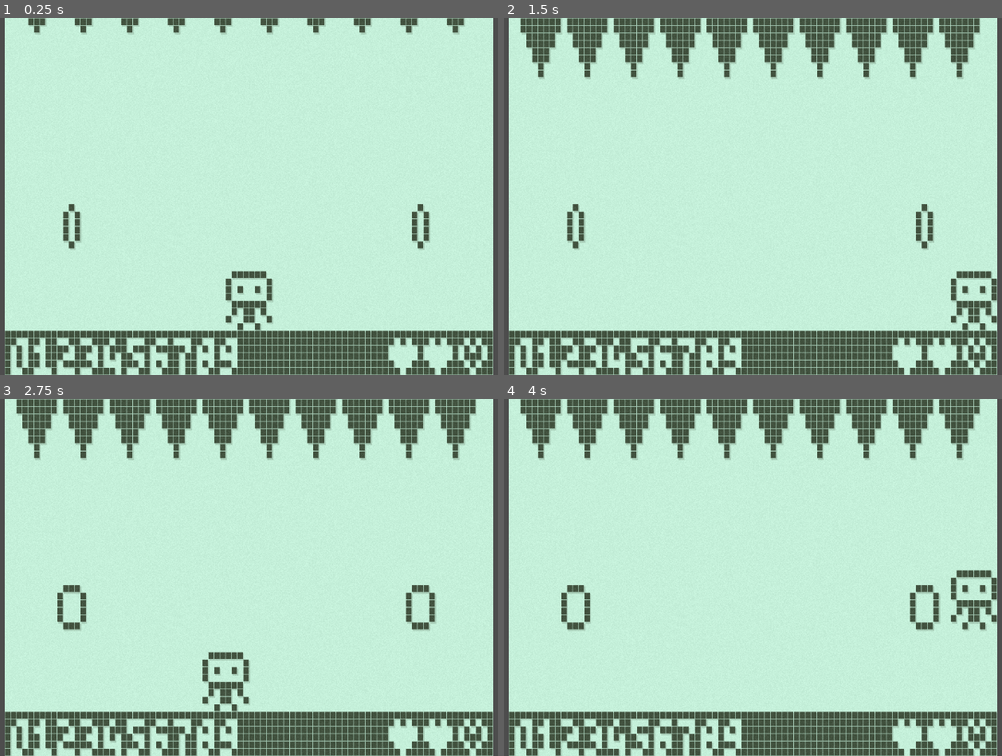
Above: before the commit, frames 1-4 (two rows, left to right).
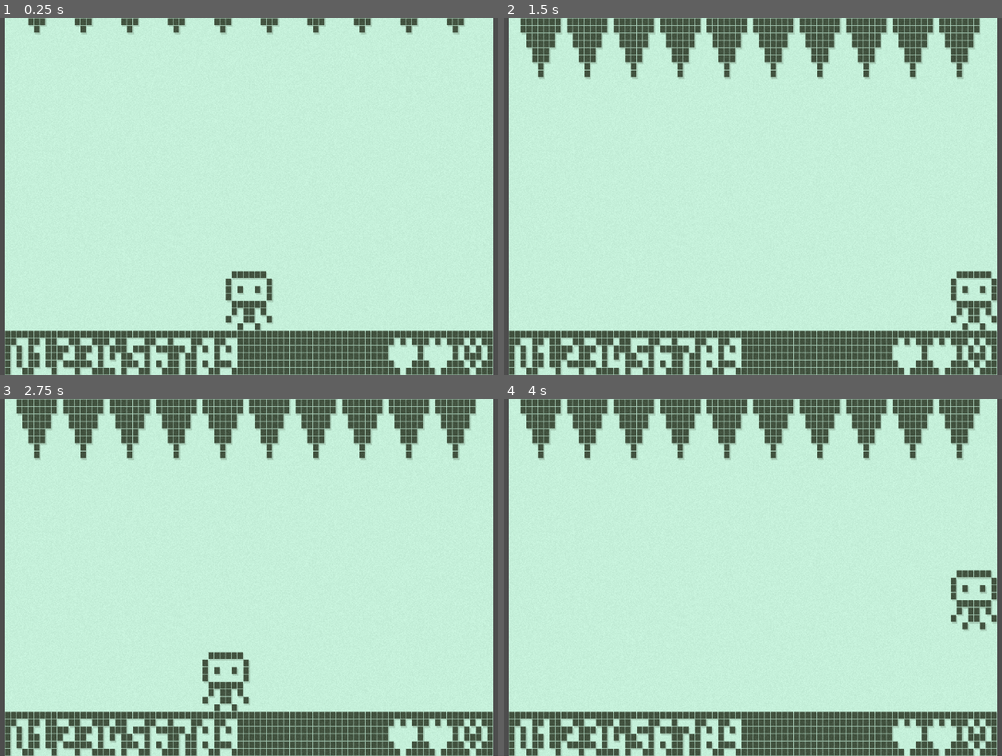
Above: after the commit, the same moments.

Repository: Qowface/nokiajam-6
Game: Godot game, scene res://main.tscn
The game is run twice, just before and just after one commit, with the same random seed, the same clock (stepped at 60 frames per second) and the same inputs.
Inputs:
- Up to frame 1 (0.25 s): no input
- Up to frame 2 (1.5 s): hold Right (move_right) from 0.53 s (still down); tap Space (jump) at 0.77 s
- Up to frame 3 (2.75 s): tap Space (jump) at 1.52 s; release Right (move_right) at 2.03 s; hold Left (move_left) from 2.03 s (still down)
- Up to frame 4 (4 s): release Left (move_left) at 2.78 s; hold Right (move_right) from 2.78 s (still down); tap Space (jump) at 3.02, 3.77 s

The runs differ from the first frame. In frame 1, 0.6% of the frame differs, in the area x 12-87%, y 52-66%; in frame 2, 0.6%; in frame 3, 0.8%, in the area x 11-88%, y 52-66%; in frame 4, 0.8%.

Commit message:
Implement falling icicles.

Diff:
--- a/scenes/icicle.tscn
+++ b/scenes/icicle.tscn
@@ -1,6 +1,8 @@
-[gd_scene load_steps=7 format=3 uid="uid://b7dhj2f74q6iv"]
+[gd_scene load_steps=13 format=3 uid="uid://b7dhj2f74q6iv"]
 
 [ext_resource type="Texture2D" uid="uid://duyeqceyw5vym" path="res://assets/img/icicle_grow.png" id="1_x3few"]
+[ext_resource type="Script" path="res://scripts/icicle.gd" id="1_x5vjb"]
+[ext_resource type="Texture2D" uid="uid://dbtfg7w2xtcrg" path="res://assets/img/icicle_wiggle.png" id="3_spepj"]
 
 [sub_resource type="AtlasTexture" id="AtlasTexture_20js3"]
 atlas = ExtResource("1_x3few")
@@ -13,6 +15,22 @@
 [sub_resource type="AtlasTexture" id="AtlasTexture_kci0q"]
 atlas = ExtResource("1_x3few")
 region = Rect2(16, 0, 8, 8)
+
+[sub_resource type="AtlasTexture" id="AtlasTexture_jhdqy"]
+atlas = ExtResource("3_spepj")
+region = Rect2(0, 0, 8, 8)
+
+[sub_resource type="AtlasTexture" id="AtlasTexture_kd3ro"]
+atlas = ExtResource("3_spepj")
+region = Rect2(8, 0, 8, 8)
+
+[sub_resource type="AtlasTexture" id="AtlasTexture_vwcnj"]
+atlas = ExtResource("3_spepj")
+region = Rect2(16, 0, 8, 8)
+
+[sub_resource type="AtlasTexture" id="AtlasTexture_ruv18"]
+atlas = ExtResource("3_spepj")
+region = Rect2(24, 0, 8, 8)
 
 [sub_resource type="SpriteFrames" id="SpriteFrames_8yv71"]
 animations = [{
@@ -29,18 +47,35 @@
 "loop": false,
 "name": &"grow",
 "speed": 3.0
+}, {
+"frames": [{
+"duration": 1.0,
+"texture": SubResource("AtlasTexture_jhdqy")
+}, {
+"duration": 1.0,
+"texture": SubResource("AtlasTexture_kd3ro")
+}, {
+"duration": 1.0,
+"texture": SubResource("AtlasTexture_vwcnj")
+}, {
+"duration": 1.0,
+"texture": SubResource("AtlasTexture_ruv18")
+}],
+"loop": false,
+"name": &"wiggle",
+"speed": 15.0
 }]
 
 [sub_resource type="RectangleShape2D" id="RectangleShape2D_6kmwy"]
 size = Vector2(3, 7)
 
 [node name="Icicle" type="Area2D"]
+script = ExtResource("1_x5vjb")
 
 [node name="AnimatedSprite2D" type="AnimatedSprite2D" parent="."]
 position = Vector2(4, 4)
 sprite_frames = SubResource("SpriteFrames_8yv71")
 animation = &"grow"
-autoplay = "grow"
 frame = 2
 frame_progress = 1.0
 
--- a/scenes/icicle_game.tscn
+++ b/scenes/icicle_game.tscn
@@ -7,6 +7,7 @@
 [ext_resource type="Texture2D" uid="uid://d032n0mrd7o6j" path="res://assets/img/heart_full.png" id="5_obii6"]
 [ext_resource type="Texture2D" uid="uid://dxet38htucmi8" path="res://assets/img/heart_empty.png" id="6_es5cs"]
 [ext_resource type="Texture2D" uid="uid://cxq05w6ryodmq" path="res://assets/img/coin.png" id="7_wtweo"]
+[ext_resource type="Texture2D" uid="uid://dnmj7wvt037f" path="res://assets/img/secret.png" id="8_l1tcd"]
 
 [sub_resource type="RectangleShape2D" id="RectangleShape2D_y6i5q"]
 size = Vector2(84, 6)
@@ -126,13 +127,30 @@
 [node name="Temp" type="Node2D" parent="."]
 
 [node name="AnimatedSprite2D" type="AnimatedSprite2D" parent="Temp"]
+visible = false
 position = Vector2(8, 24)
 sprite_frames = SubResource("SpriteFrames_uq0qf")
 autoplay = "default"
 centered = false
 
 [node name="AnimatedSprite2D2" type="AnimatedSprite2D" parent="Temp"]
+visible = false
 position = Vector2(68, 24)
 sprite_frames = SubResource("SpriteFrames_uq0qf")
 autoplay = "default"
 centered = false
+
+[node name="Sprite2D" type="Sprite2D" parent="Temp"]
+visible = false
+position = Vector2(16, 12)
+texture = ExtResource("8_l1tcd")
+centered = false
+
+[node name="StartTimer" type="Timer" parent="."]
+wait_time = 3.0
+one_shot = true
+
+[node name="IcicleTimer" type="Timer" parent="."]
+
+[connection signal="timeout" from="StartTimer" to="." method="_on_start_timer_timeout"]
+[connection signal="timeout" from="IcicleTimer" to="." method="_on_icicle_timer_timeout"]
--- /dev/null
+++ b/scripts/icicle.gd
@@ -0,0 +1,31 @@
+extends Area2D
+
+
+@export var fall_speed = 10
+
+var falling = false
+
+@onready var animation = $AnimatedSprite2D
+
+
+func _ready():
+	reset()
+
+
+func _process(delta):
+	if falling:
+		global_position.y += fall_speed * delta
+		if global_position.y > 48:
+			reset()
+
+
+func fall():
+	animation.play("wiggle")
+	await animation.animation_finished
+	falling = true
+
+
+func reset():
+	falling = false
+	global_position.y = 0
+	animation.play("grow")
--- a/scripts/icicle_game.gd
+++ b/scripts/icicle_game.gd
@@ -1,8 +1,13 @@
 extends Node2D
 
 
+@onready var icicles = $Icicles
+@onready var start_timer = $StartTimer
+@onready var icicle_timer = $IcicleTimer
+
+
 func _ready():
-	pass
+	start_timer.start()
 
 
 func _process(delta):
@@ -10,3 +15,17 @@
 		get_tree().quit()
 	elif Input.is_action_just_pressed("reset"):
 		get_tree().reload_current_scene()
+
+
+func drop_random_icicle():
+	var icicle = icicles.get_children().pick_random()
+	if not icicle.falling:
+		icicle.fall()
+
+
+func _on_start_timer_timeout():
+	icicle_timer.start()
+
+
+func _on_icicle_timer_timeout():
+	drop_random_icicle()
Binary file added: assets/img/icicle_wiggle.png
Not shown, added: assets/img/icicle_wiggle.png.import
Binary file added: assets/img/secret.png
Not shown, added: assets/img/secret.png.import
Not shown: 1 places in scenes/icicle_game.tscn that only renumber resources
